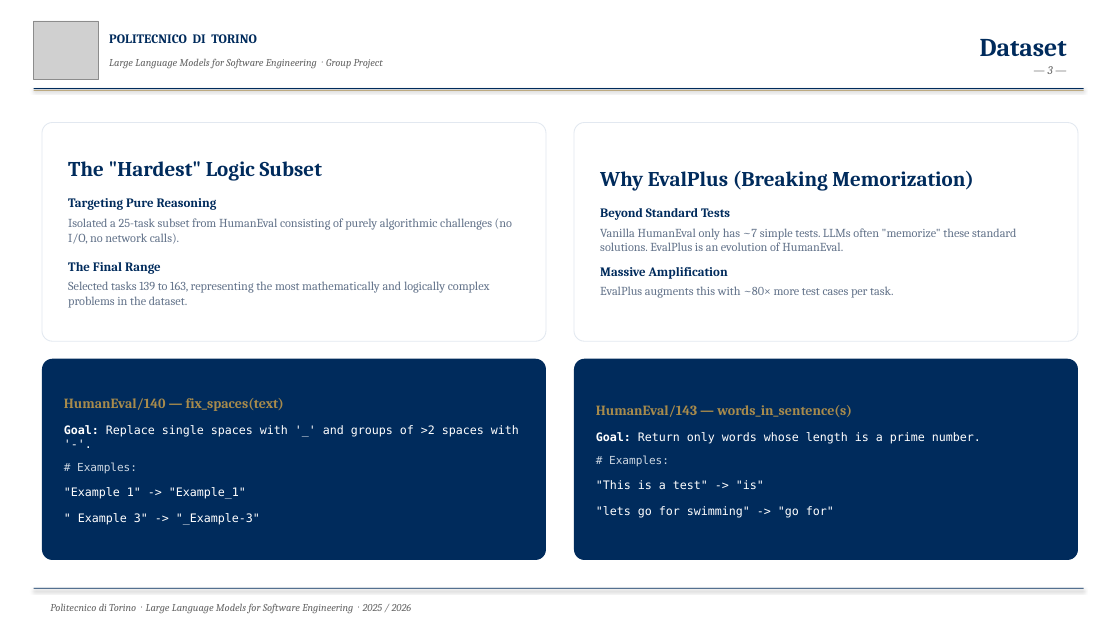
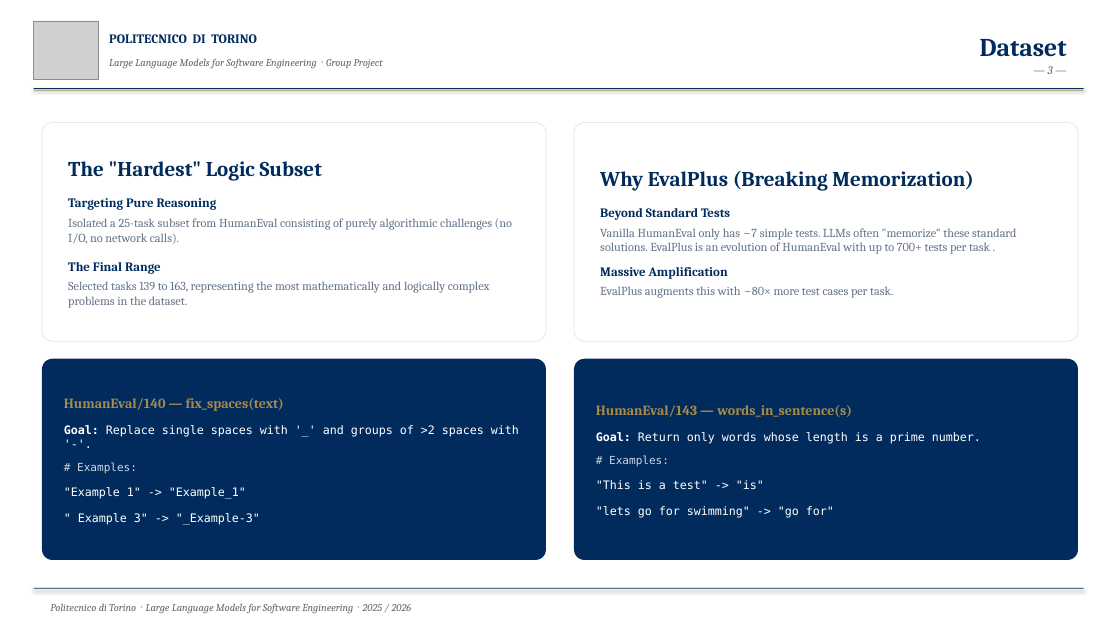
Before and after one commit to LLMProjectPolito/LLMProject, a slide deck: slide 3 of report/presentation.pptx. Drawn at 1120x630 pixels with LibreOffice and Linux fonts; fonts in the diff are those of the drawing; grey boxes stand for pictures. Boxes give left, top, right and bottom in pixels: in the first picture for what was removed or moved away, otherwise in the second. Text is boxed around its words. In the diff, an @@ line names an element or a change of style, - is before the commit and + after.

```diff
--- a/report/presentation.pptx
+++ b/report/presentation.pptx
@@ text at (x1=600, y1=228, x2=1016, y2=254): text changed @@
-Vanilla HumanEval only has ~7 simple tests. LLMs often "memorize" these standard solutions. EvalPlus is an evolution of HumanEval.
+Vanilla HumanEval only has ~7 simple tests. LLMs often "memorize" these standard solutions. EvalPlus is an evolution of HumanEval with up to 700+ tests per task .
```
Also in this commit, not shown: 10 other slides changed, 2 other files.
